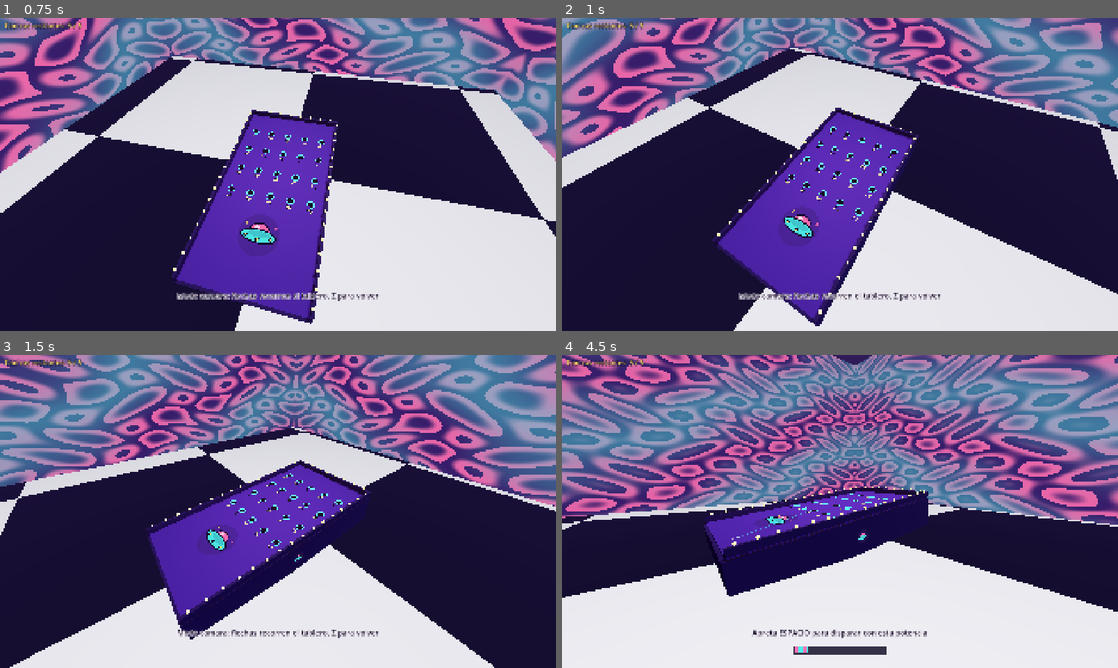
Above: before the commit, frames 1-4 (two rows, left to right).
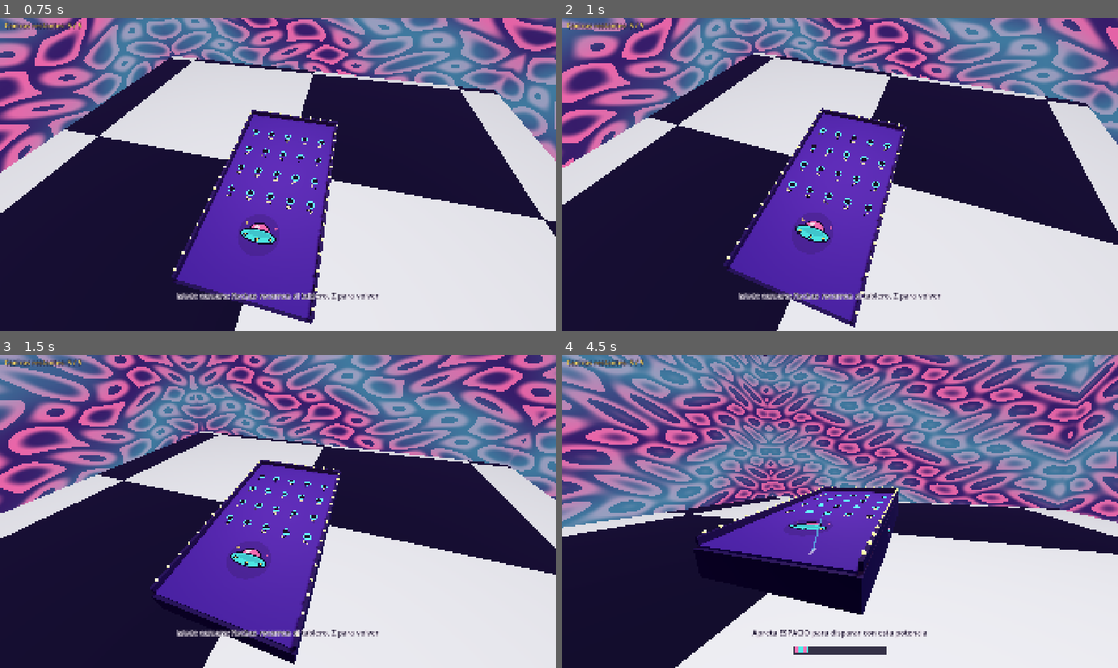
Above: after the commit, the same moments.

Repository: maczoe/chibolones
Game: Godot game, scene res://scenes/board/board.tscn
Same seed, same stepped clock (60 frames per second), same inputs: the game is played once before the commit and once after it.
Inputs (mouse positions are in pixels of both pictures, inside the frame that each line leads up to):
- Up to frame 1 (0.75 s): move the mouse to (400, 158) at 0.52 s; hold Right (move_right) from 0.53 s (still down); hold Z (camera_mode) from 0.53 s (still down); click (400, 158) at 0.67 s
- Up to frame 2 (1 s): keep holding Right (move_right); keep holding Z (camera_mode)
- Up to frame 3 (1.5 s): move the mouse to (166, 527) at 1.27 s; release Right (move_right) at 1.28 s; release Z (camera_mode) at 1.28 s; hold Down (move_down) from 1.28 s (still down); tap Space (shoot) at 1.35 s
- Up to frame 4 (4.5 s): move the mouse to (895, 442) at 2.02 s; release Down (move_down) at 2.03 s; hold Right (move_right) 2.03-2.78 s; hold Z (camera_mode) 2.03-2.78 s; move the mouse to (812, 574) at 2.77 s; hold Up (move_up) 2.78-3.53 s; tap Space (shoot) at 2.85, 4.35 s; click (812, 574) at 2.92 s; move the mouse to (1006, 558) at 3.52 s; hold Z (camera_mode) 3.53-4.28 s; hold Left (move_left) from 3.53 s (still down); move the mouse to (673, 464) at 4.27 s

Frame 1 is identical in both runs. In frame 2, 35% of the frame differs, in the area x 0-100%, y 0-100%; in frame 3, 61%; in frame 4, 66%.

Commit message:
feat(camera): clamp horizontal orbit to +-20 degrees

Diff:
--- a/data/balance/shooting_rules.tres
+++ b/data/balance/shooting_rules.tres
@@ -20,4 +20,4 @@
 cam_orbit_speed = 70.0
 cam_min_elev_deg = 10.0
 cam_max_elev_deg = 86.0
-cam_azimuth_limit_deg = 100.0
+cam_azimuth_limit_deg = 20.0
